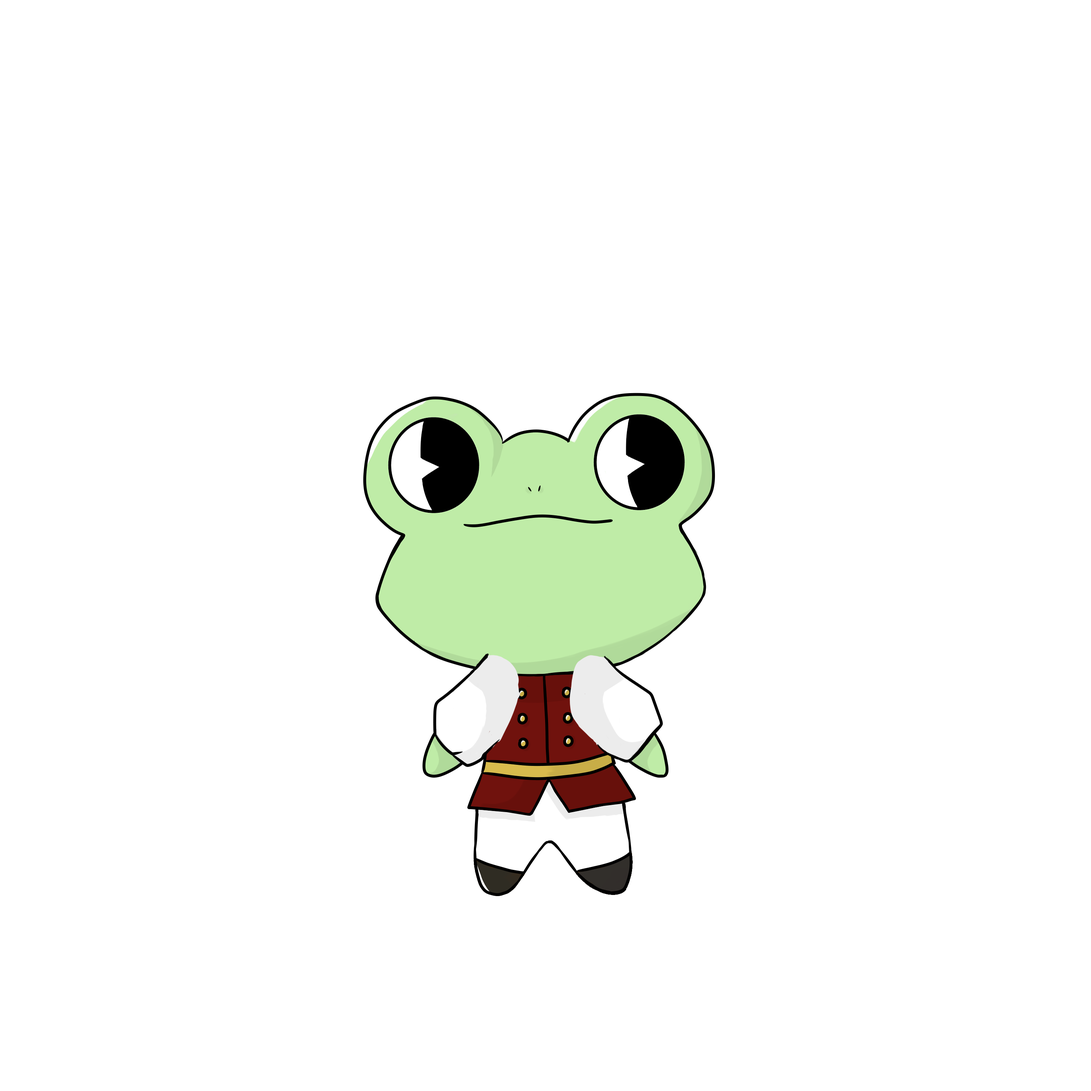
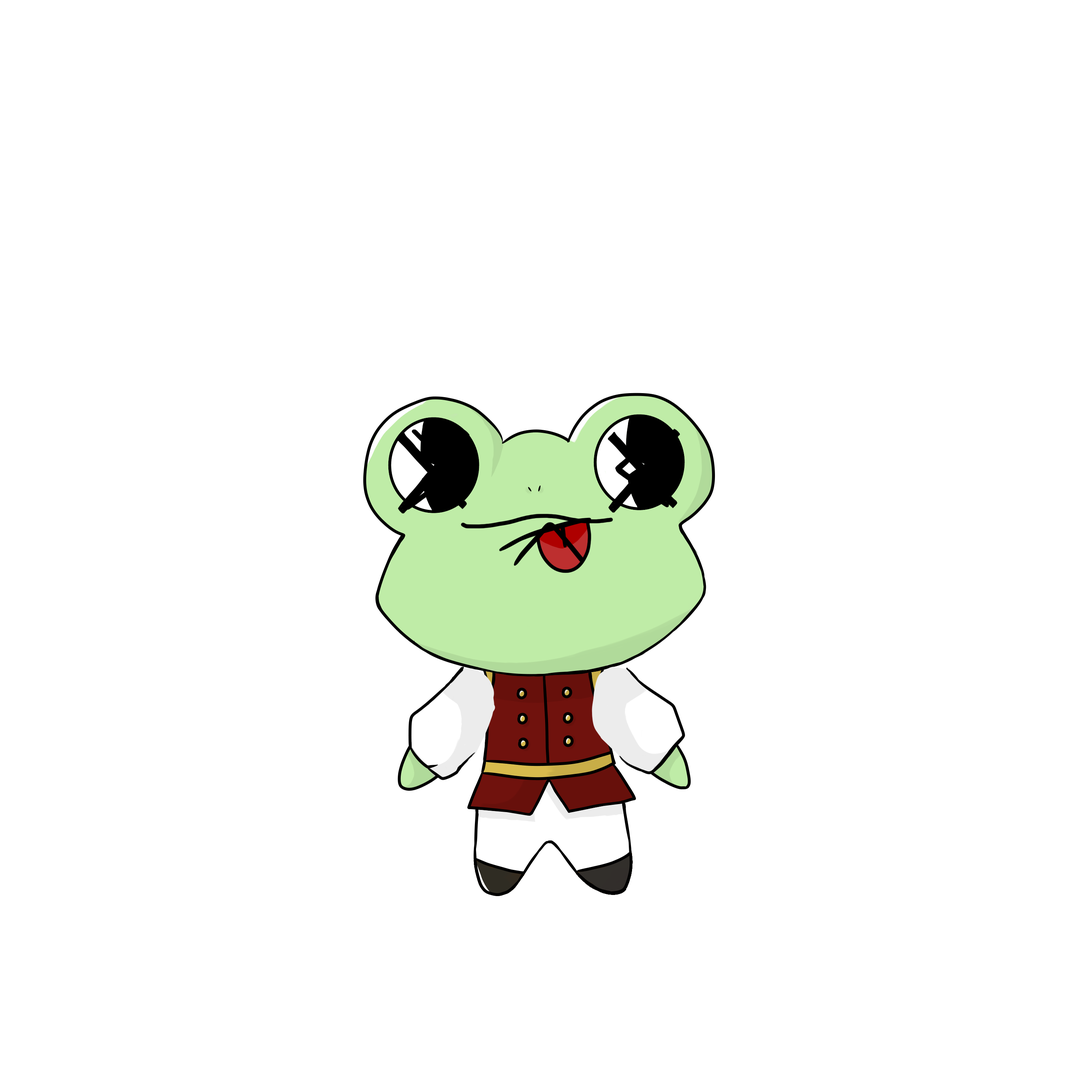
Layers edited between the first and the second 1091 x 1091 image:
removed layer "leye" over [388, 417, 480, 514]
added layer "normal mouth" above "hurt mouth" over [460, 513, 614, 547]
added layer "hurt mouth" above "eye dead" over [513, 522, 586, 567]
added layer "eye dead" above "eye hurt" over [397, 428, 681, 514]
added layer "eye hurt" above "mouth death" over [405, 426, 670, 511]
added layer "mouth death" above "reye" over [499, 517, 592, 574]
painted on "reye" over [388, 417, 480, 514]
painted on "lhand" over [397, 653, 521, 792]
painted on "rhand" over [569, 655, 692, 790]
painted on "head" over [388, 414, 686, 528]
